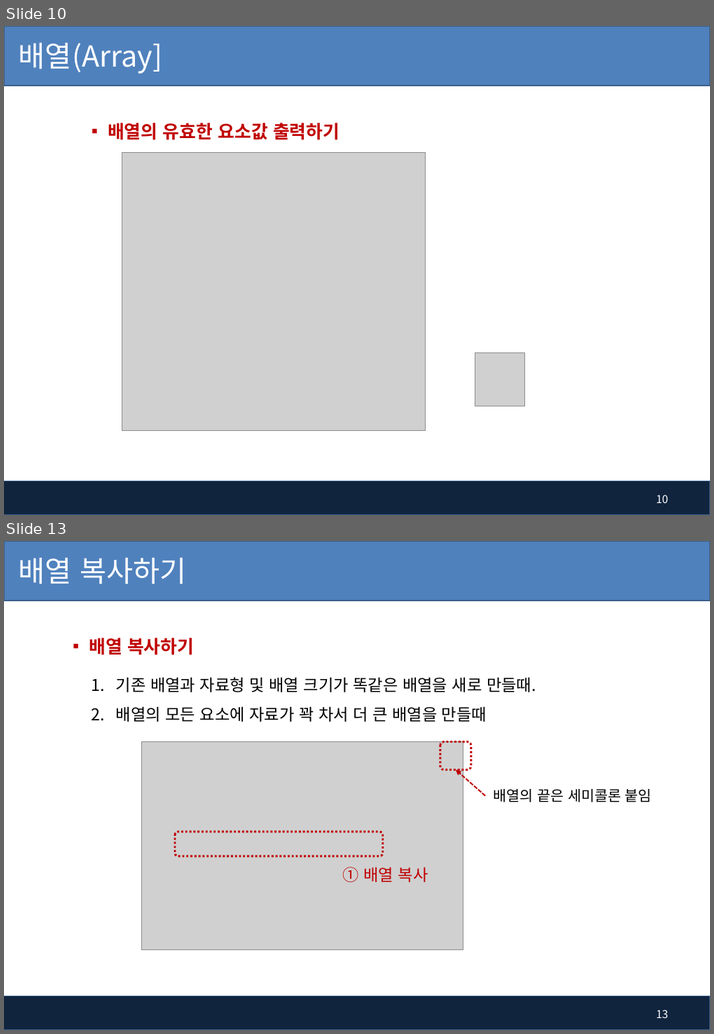
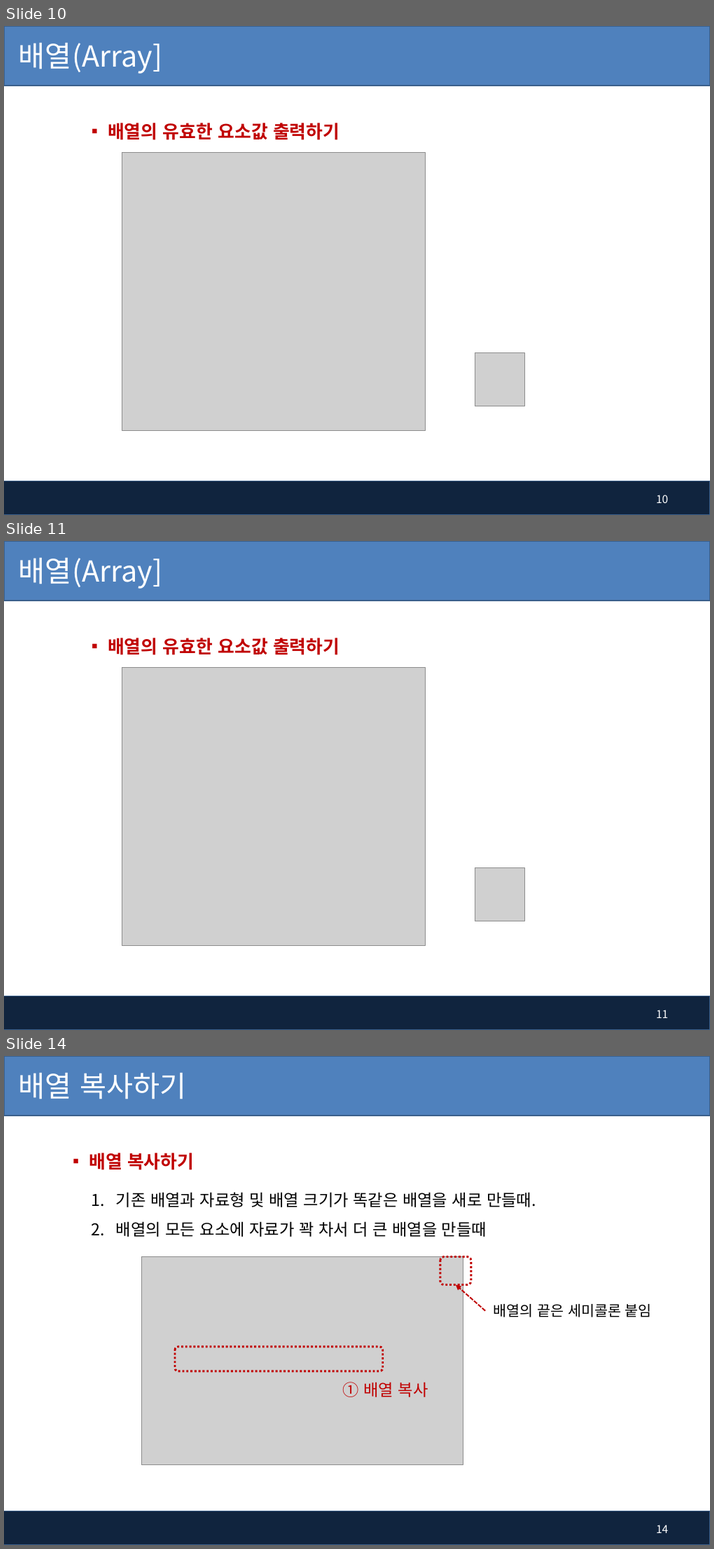
Before and after one commit to pshho/ngreen_project, a slide deck: javaWorks/자료/java_ppt/5장.배열(Array).pptx. Shown one above the other, each under a label of ours: slides 10 and 13 before the commit, slides 10, 11 and 14 after it; the slides between them are not shown. The pictures are 714x1034 and 714x1549 pixels, drawn with LibreOffice and Linux fonts; fonts in the diff are those of the drawing; grey boxes stand for pictures; background and template pictures are left out. Boxes give left, top, right and bottom in pixels: in the first picture for what was removed or moved away, otherwise in the second. Text is boxed around its words. In the diff, an @@ line names an element or a change of style, - is before the commit and + after.

```diff
--- a/javaWorks/자료/java_ppt/5장.배열(Array).pptx
+++ b/javaWorks/자료/java_ppt/5장.배열(Array).pptx
@@ slide 11 added at (4,541,710,1030), background #FFFFFF; not listed: 2 template elements that a slide beside it also shows @@
@@ title added at (19,558,162,589), 32 pt, text #FFFFFF @@
+배열(Array]
@@ text added at (108,638,339,655), 20 pt, text #C00000, bold @@
+▪ 배열의 유효한 요소값 출력하기
@@ picture added at (122,668,425,946) @@
@@ picture added at (475,867,525,922) @@
@@ page number added at (656,1009,668,1018), 12 pt, text #FFFFFF @@
+11
@@ what was slide 13 is now slide 14 @@
@@ page number at (656,1524,668,1533): text changed @@
-13
+14
```
Also in this commit, not shown: 2 slides changed, 27 other files.
